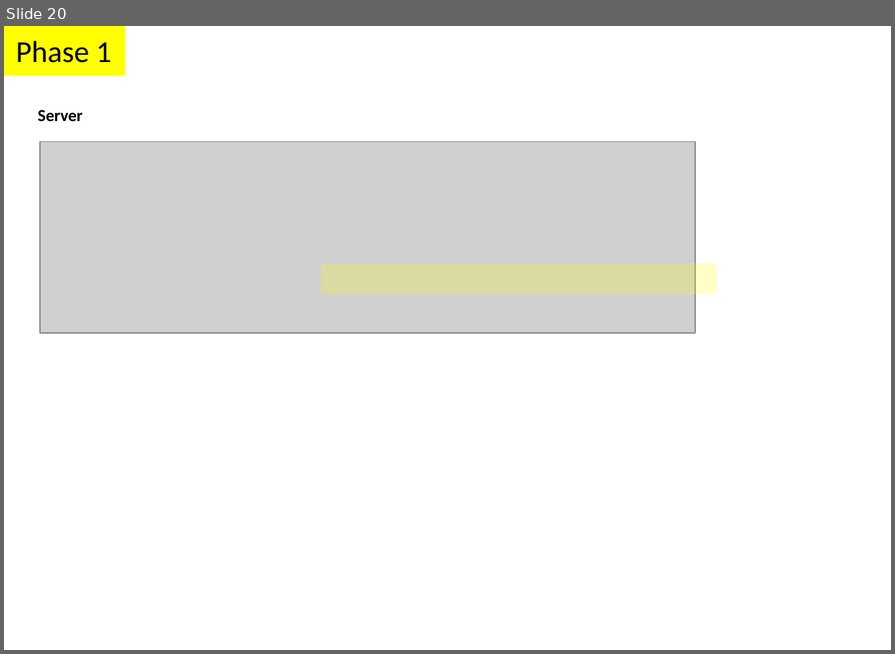
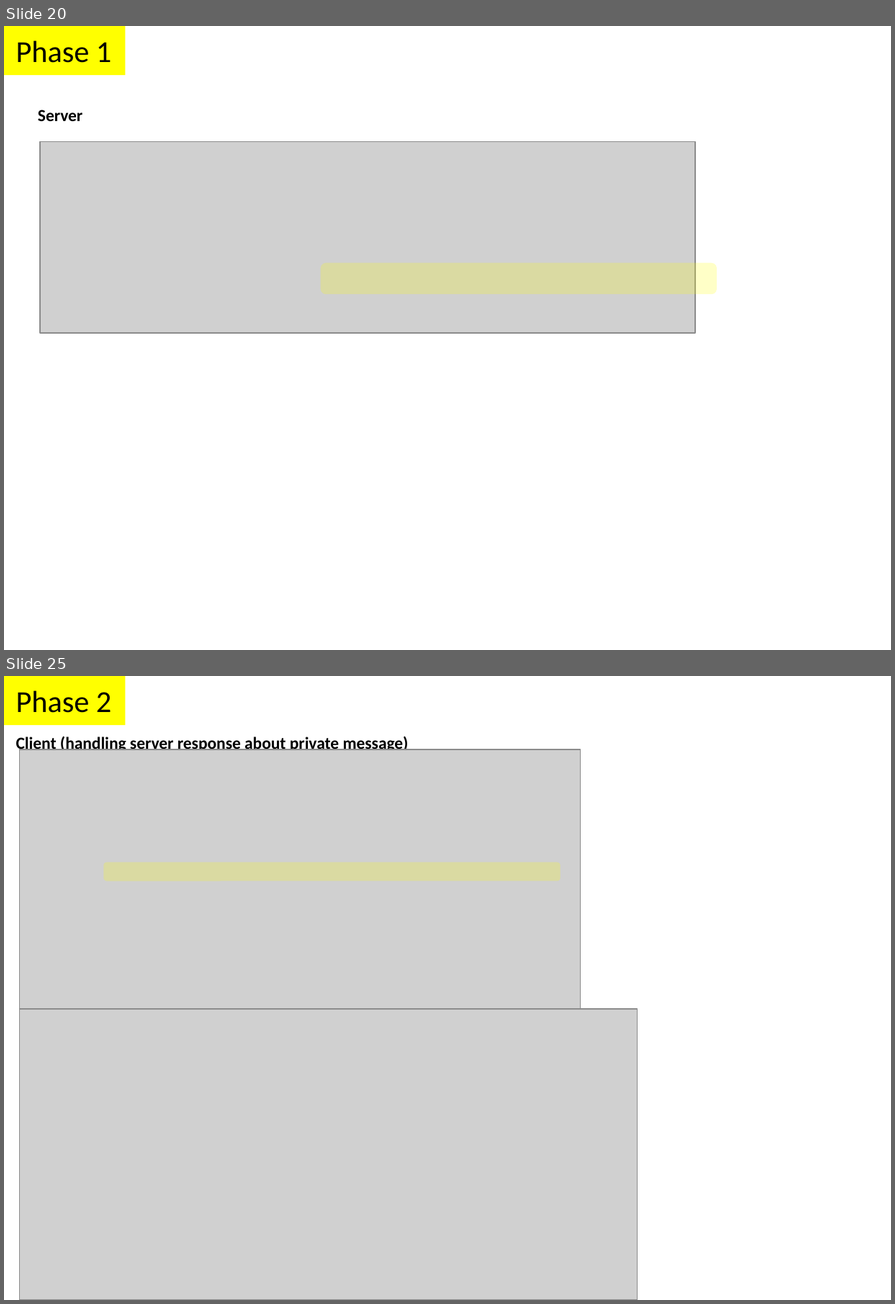
Before and after one commit to parthi2929/awesome-socket-io, a slide deck: Illustrations.pptx. Shown one above the other, each under a label of ours: slide 20 before the commit, slides 20 and 25 after it; the slides between them are not shown. The pictures are 895x654 and 895x1304 pixels, drawn with LibreOffice and Linux fonts; fonts in the diff are those of the drawing; grey boxes stand for pictures. Boxes give left, top, right and bottom in pixels: in the first picture for what was removed or moved away, otherwise in the second. Text is boxed around its words. In the diff, an @@ line names an element or a change of style, - is before the commit and + after.

Commit message:
Private Messaging and Auto Scroll

```diff
--- a/Illustrations.pptx
+++ b/Illustrations.pptx
@@ slide 25 added at [4,676,891,1300], background #FFFFFF @@
@@ rectangle added at [4,676,126,725], fill #FFFF00, 18 pt, text #000000 @@
+Phase 2
@@ text added at [16,734,409,754], 10 pt, text #000000, bold @@
+Client (handling server response about private message)
@@ picture added at [20,749,581,1019] @@
@@ rounded rectangle added at [104,862,561,880], fill #FFFF00 at 22% opacity @@
@@ picture added at [20,1009,638,1300] @@
```
Also in this commit, not shown: 5 other slides added, 10 other files.
